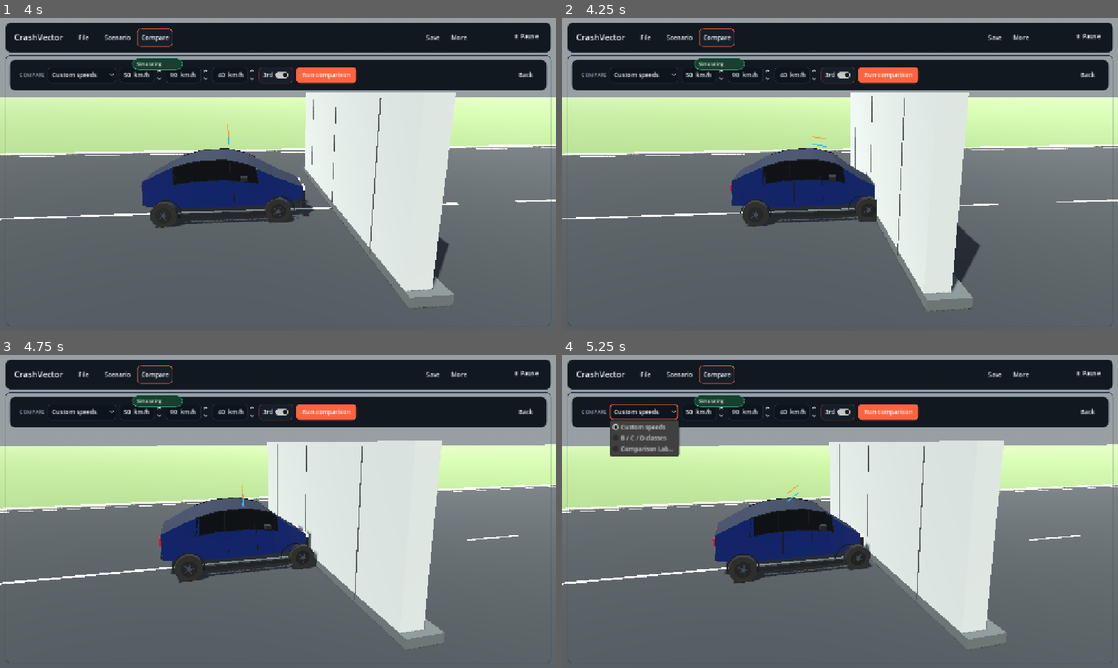
Above: before the commit, frames 1-4 (two rows, left to right).
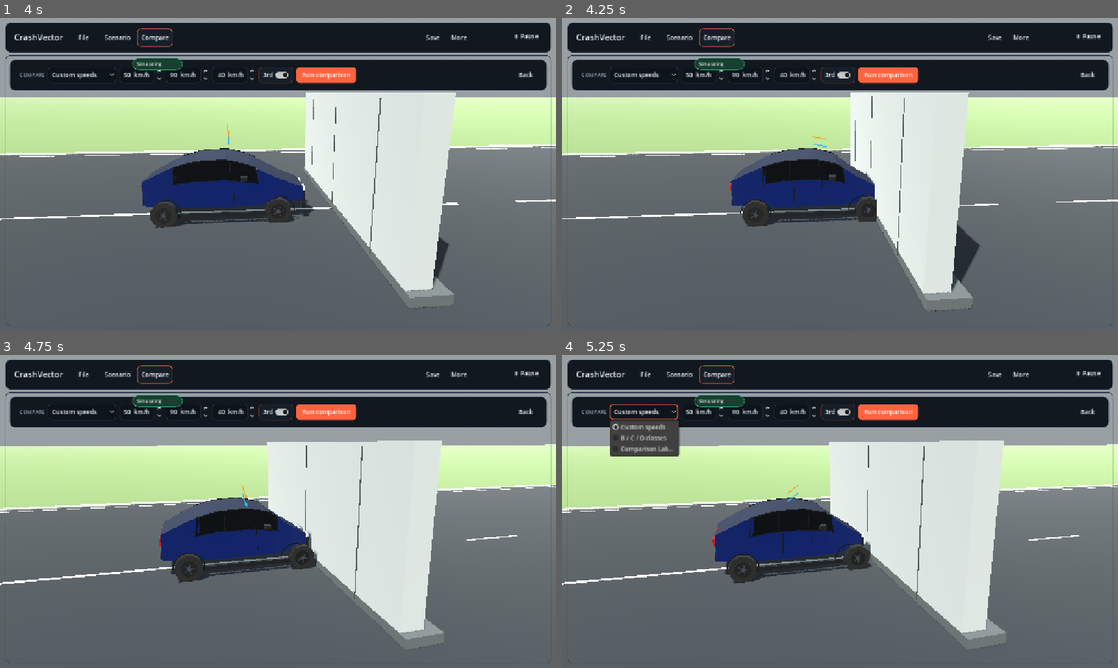
Above: after the commit, the same moments.

Repository: ArrowSK/crashvector
Game: Godot game, scene res://app/main.tscn
Same seed, same stepped clock (60 frames per second), same inputs: the game is played once before the commit and once after it.
Inputs (mouse positions are in pixels of both pictures, inside the frame that each line leads up to):
- Up to frame 1 (4 s): click "File" at 0.5 s; click "Scenario" at 1.25 s; click "Compare" at 2 s; click "More" at 2.75 s; click "▶ Run simulation" at 3.5 s
- Up to frame 2 (4.25 s): no input
- Up to frame 3 (4.75 s): tap Enter at 4.25 s; move the mouse to (400, 495) at 4.27 s; hold Right from 4.28 s (still down); click (400, 495) at 4.42 s
- Up to frame 4 (5.25 s): release Right at 5 s; click "Custom speeds" at 5 s

Frame 1 is identical in both runs. In frame 2, 0.2% of the frame differs, in the area x 1-89%, y 24-94%; in frame 3, 0.2%, in the area x 5-100%, y 28-93%; in frame 4, 0.2%.

Commit message:
fix: use immediate pre-impact speed for passenger crush energy

Diff:
--- a/src/vehicles/compact_hatchback.gd
+++ b/src/vehicles/compact_hatchback.gd
@@ -422,9 +422,11 @@
 	if local_position.x > 0.0 and absf(local_position.z) > 0.03:
 		hybrid_front_lateral_bias = clampf(local_position.z / 0.72, -1.0, 1.0)
 	if collider != null:
-		hybrid_peak_collision_energy_j = maxf(hybrid_peak_collision_energy_j, _normal_collision_energy_j(collider))
-		if not collider is RigidBody3D and not _is_yielding_obstacle_collider(collider):
-			hybrid_peak_collision_energy_j = maxf(hybrid_peak_collision_energy_j, _initial_fixed_obstacle_energy_j())
+		var pre_contact_velocity: Vector3 = sample.get("pre_contact_linear_velocity_ms", rigid_chassis.pre_contact_linear_velocity_ms())
+		hybrid_peak_collision_energy_j = maxf(
+			hybrid_peak_collision_energy_j,
+			_normal_collision_energy_j(collider, pre_contact_velocity)
+		)
 
 func _update_hybrid_crush_target() -> void:
 	if rigid_chassis == null:
@@ -443,33 +445,24 @@
 	var energy_limited_crush := 0.18 * scale_x + hybrid_peak_collision_energy_j / maxf(520000.0 * scale_x, 1.0)
 	hybrid_target_front_crush_m = clampf(hybrid_target_front_crush_m, 0.0, minf(0.98 * scale_x, energy_limited_crush))
 
-func _normal_collision_energy_j(collider: Object) -> float:
+func _normal_collision_energy_j(collider: Object, pre_contact_velocity_ms: Vector3 = Vector3.INF) -> float:
 	if rigid_chassis == null:
 		return 0.0
 	var forward := rigid_chassis.global_transform.basis.x.normalized()
+	var subject_velocity := pre_contact_velocity_ms
+	if not is_finite(subject_velocity.x) or not is_finite(subject_velocity.y) or not is_finite(subject_velocity.z):
+		subject_velocity = rigid_chassis.pre_contact_linear_velocity_ms()
 	var collider_velocity := Vector3.ZERO
-	var collider_initial_velocity := Vector3.ZERO
-	var effective_mass := rigid_chassis.mass
-	if collider is RigidBody3D:
-		var other := collider as RigidBody3D
-		collider_velocity = other.linear_velocity
-		if other is VehicleRigidChassis:
-			collider_initial_velocity = (other as VehicleRigidChassis).initial_linear_velocity_ms
-		var other_mass := maxf(other.mass, 1.0)
-		effective_mass = rigid_chassis.mass * other_mass / maxf(rigid_chassis.mass + other_mass, 1.0)
-	var closing_speed := maxf((rigid_chassis.linear_velocity - collider_velocity).dot(forward), 0.0)
-	var initial_closing_speed := maxf((rigid_chassis.initial_linear_velocity_ms - collider_initial_velocity).dot(forward), 0.0)
-	# The direct-body callback is issued after Godot applies the first impulse.
-	# Preserve the larger of that current reading and the bodies' pre-impact
-	# relative kinetic energy, which is the collision demand available to the
-	# crush zone and does not depend on a probe or visual overlap.
-	return 0.5 * effective_mass * maxf(closing_speed * closing_speed, initial_closing_speed * initial_closing_speed)
-
-func _initial_fixed_obstacle_energy_j() -> float:
-	if rigid_chassis == null:
-		return 0.0
-	var initial_speed_ms := PhysicsMetrics.kmh_to_ms(initial_speed_kmh)
-	return 0.5 * rigid_chassis.mass * initial_speed_ms * initial_speed_ms
+	if collider is VehicleRigidChassis:
+		collider_velocity = (collider as VehicleRigidChassis).pre_contact_linear_velocity_ms()
+	elif collider is RigidBody3D:
+		# Generic rigid bodies do not expose CrashVector's one-step history. Their
+		# current solver velocity is the best available local estimate; never
+		# substitute the scenario's t=0 velocity.
+		collider_velocity = (collider as RigidBody3D).linear_velocity
+	var effective_mass := PhysicsMetrics.collision_effective_mass_kg(rigid_chassis.mass, collider)
+	var closing_speed := maxf((subject_velocity - collider_velocity).dot(forward), 0.0)
+	return 0.5 * effective_mass * closing_speed * closing_speed
 
 func _is_yielding_obstacle_collider(collider: Object) -> bool:
 	var node := collider as Node
